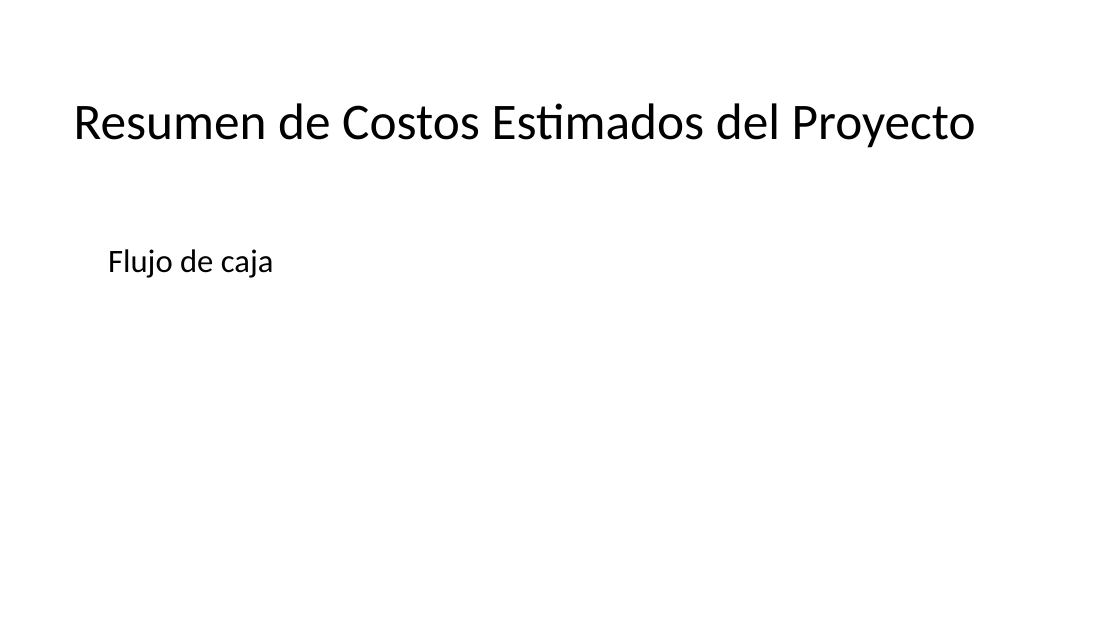
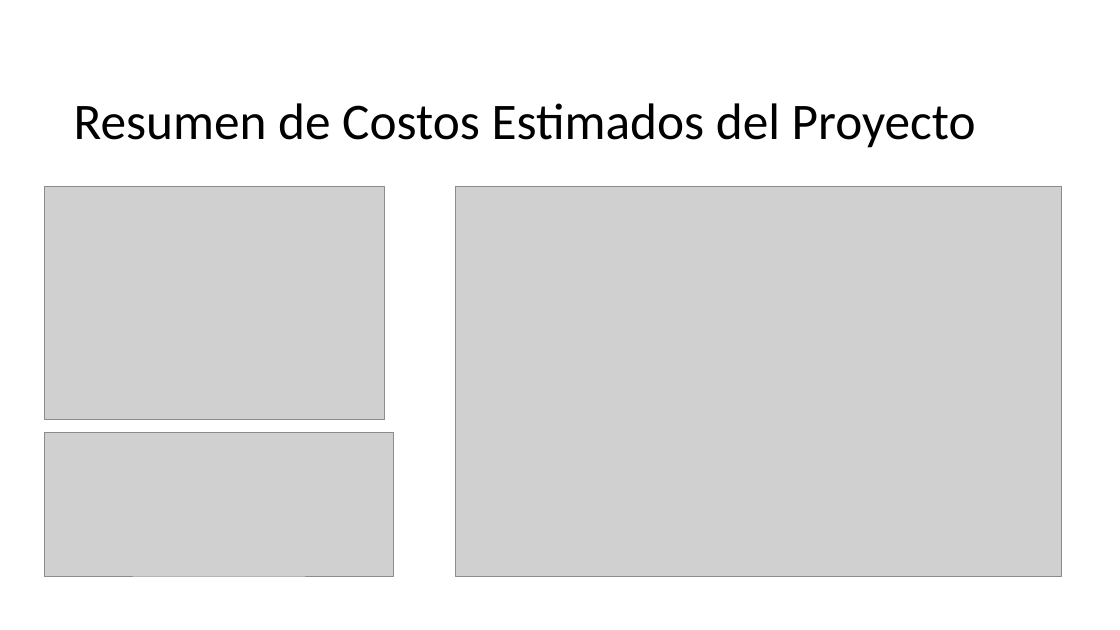
Before and after one commit to CodeFixService/Capstone, a slide deck: slide 11 of fase2/Documentacion Asignatura PTY4614/Estructura Presentación 2-Capstone.pptx (slide 9 before the commit). Drawn at 1120x630 pixels with LibreOffice and Linux fonts; fonts in the diff are those of the drawing; grey boxes stand for pictures; background and template pictures are left out. Boxes give left, top, right and bottom in pixels: in the first picture for what was removed or moved away, otherwise in the second. Text is boxed around its words. In the diff, an @@ line names an element or a change of style, - is before the commit and + after.

```diff
--- a/fase2/Documentacion Asignatura PTY4614/Estructura Presentación 2-Capstone.pptx
+++ b/fase2/Documentacion Asignatura PTY4614/Estructura Presentación 2-Capstone.pptx
@@ picture added at (45, 187, 385, 419) @@
@@ picture added at (456, 187, 1061, 576) @@
@@ text removed at (108, 249, 274, 278) @@
-Flujo de caja
@@ picture added at (45, 433, 394, 576) @@
```
Also in this commit, not shown: 6 other slides changed, 4 slides added, 2 slides removed, 1 other file.
